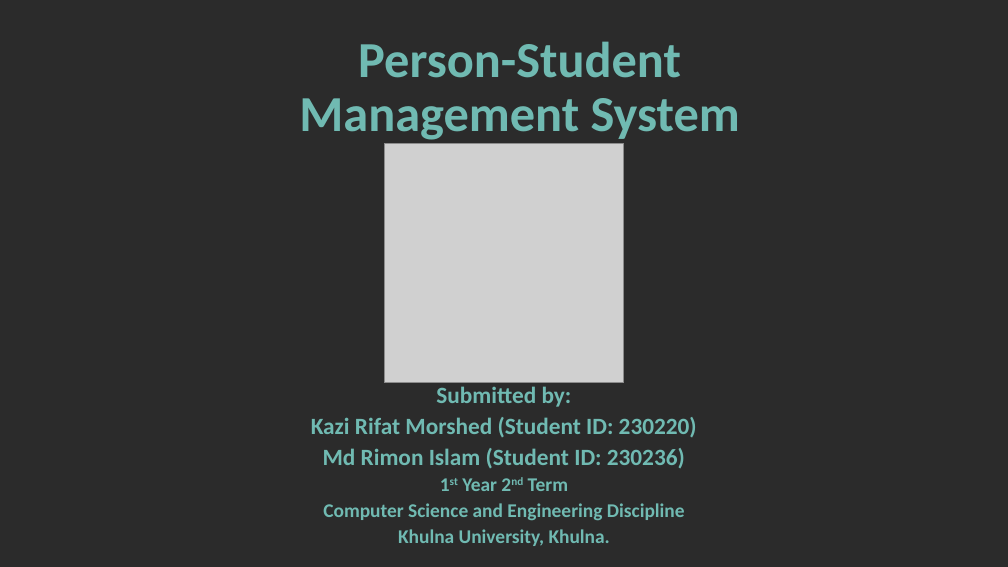
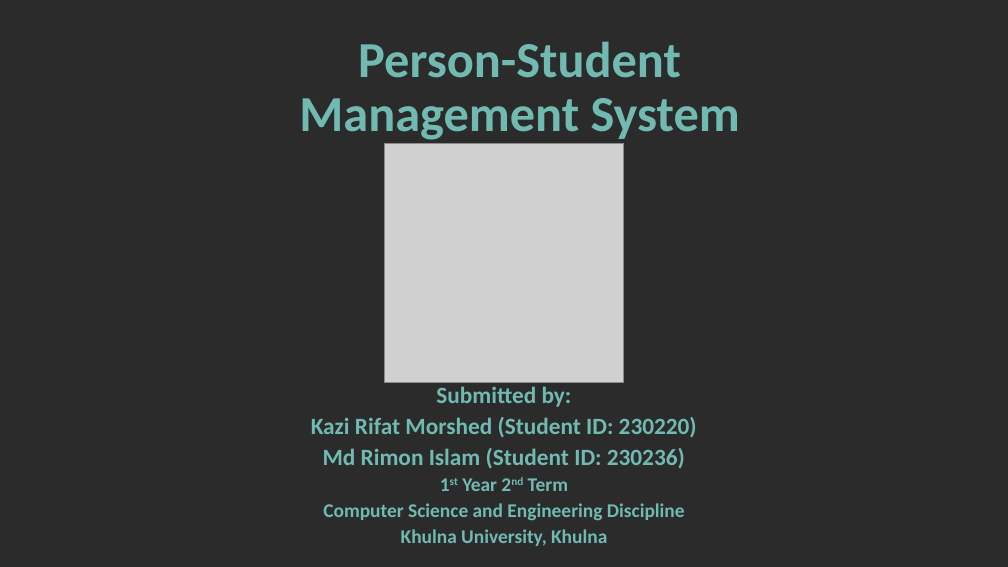
Before and after one commit to KaziRifatMorshed/student-database-oop-java-swing, a slide deck: slide 1 of Presentation.pptx. Drawn at 1008x567 pixels with LibreOffice and Linux fonts; fonts in the diff are those of the drawing; grey boxes stand for pictures; background and template pictures are left out; a plain dark background stands for a picture behind light text. Boxes give left, top, right and bottom in pixels: in the first picture for what was removed or moved away, otherwise in the second. Text is boxed around its words. In the diff, an @@ line names an element or a change of style, - is before the commit and + after.

```diff
--- a/Presentation.pptx
+++ b/Presentation.pptx
@@ text at [323,503,685,546]: text changed @@
-Computer Science and Engineering Discipline
-Khulna University, Khulna.
+Computer Science and Engineering Discipline
+Khulna University, Khulna
```
Also in this commit, not shown: 3 other slides changed, 3 other files.
